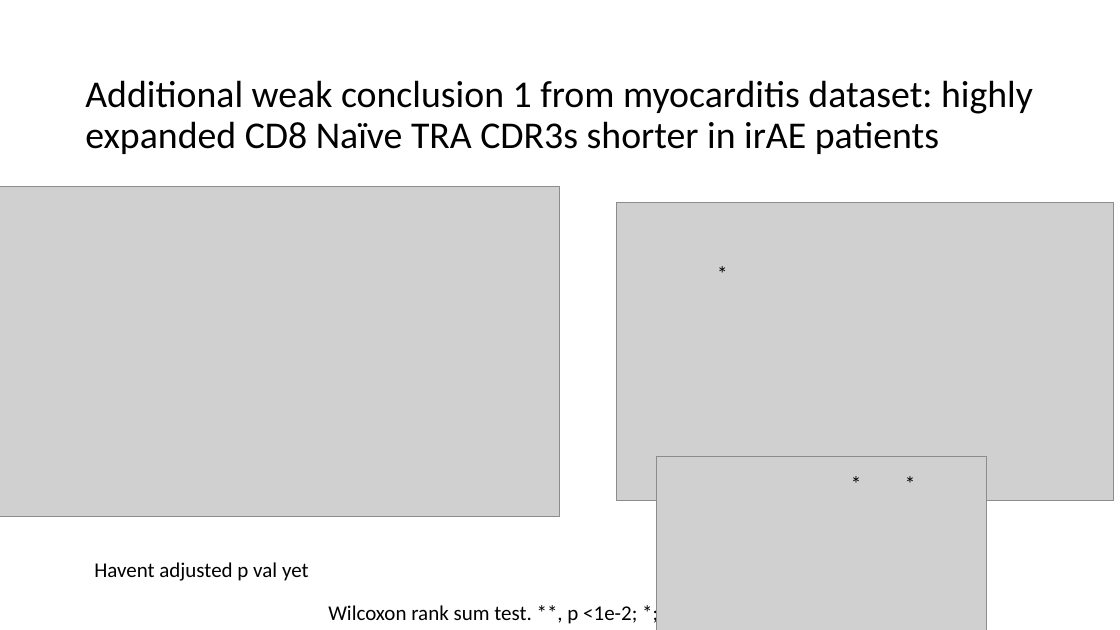
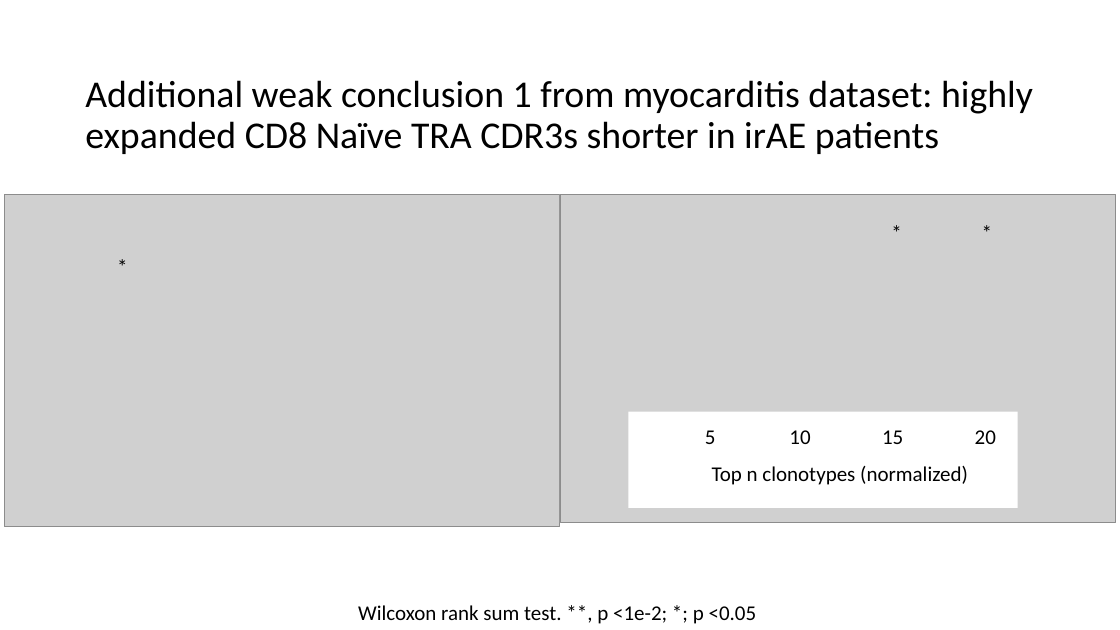
Before and after one commit to tybottorff/bottorffdocs, a slide deck: slide 9 of linsley_postdoc/presentations/weekly_meetings/1_4_24.pptx (slide 3 before the commit). Drawn at 1120x630 pixels with LibreOffice and Linux fonts; fonts in the diff are those of the drawing; grey boxes stand for pictures. Boxes give left, top, right and bottom in pixels: in the first picture for what was removed or moved away, otherwise in the second. Text is boxed around its words. In the diff, an @@ line names an element or a change of style, - is before the commit and + after.

```diff
--- a/linsley_postdoc/presentations/weekly_meetings/1_4_24.pptx
+++ b/linsley_postdoc/presentations/weekly_meetings/1_4_24.pptx
@@ picture removed at (0, 187, 560, 517) @@
@@ picture: place and size @@
-picture at (617, 203, 1114, 501)
+picture at (4, 195, 560, 528)
@@ picture: place and size @@
-picture at (657, 457, 987, 630)
+picture at (560, 195, 1117, 523)
@@ text "*": place and size @@
-text "*" at (843, 466, 887, 500)
+text "*" at (883, 216, 928, 250)
@@ text "*": place and size @@
-text "*" at (897, 466, 941, 500)
+text "*" at (974, 216, 1018, 250)
@@ text "*" rewrapped from (709, 257, 754, 291) to (109, 250, 159, 283) @@
@@ rectangle added at (628, 412, 1018, 508), fill #FFFFFF @@
@@ text added at (705, 430, 716, 444), 18 pt, text #000000 @@
+5
@@ text added at (789, 430, 810, 444), 18 pt, text #000000 @@
+10
@@ text added at (882, 430, 903, 444), 18 pt, text #000000 @@
+15
@@ text added at (975, 430, 996, 444), 18 pt, text #000000 @@
+20
@@ text added at (712, 466, 968, 485), 18 pt, text #000000 @@
+Top n clonotypes (normalized)
@@ text removed at (94, 562, 309, 581) @@
-Havent adjusted p val yet
@@ text "Wilcoxon rank sum test. **, ..." rewrapped from (328, 605, 637, 624) to (358, 605, 757, 624) @@
```
Also in this commit, not shown: 9 other slides changed, 4 slides added, 3 slides removed.
